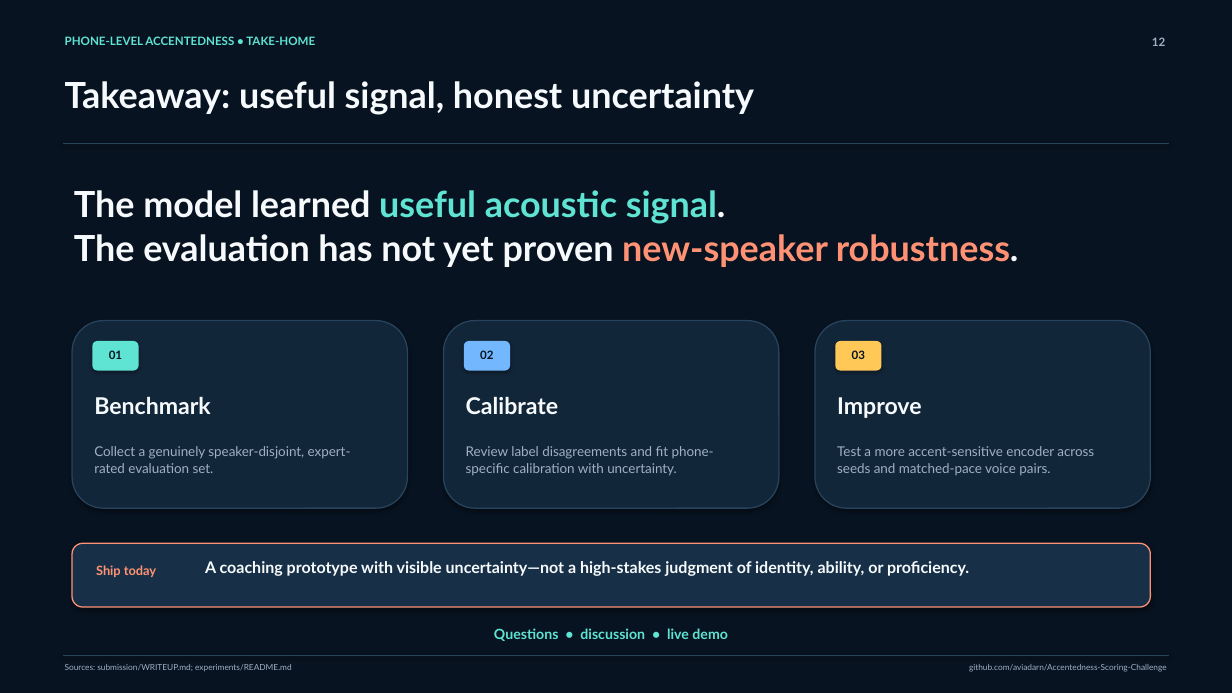
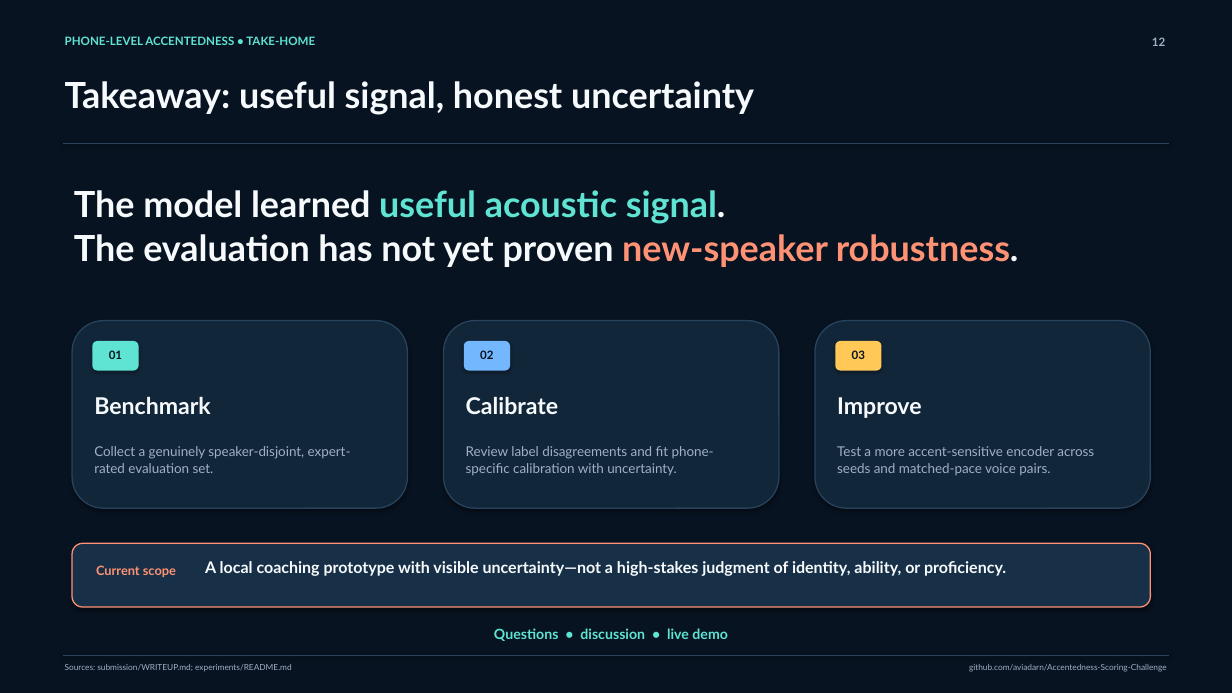
Before and after one commit to aviadarn/Accentedness-Scoring-Challenge, a slide deck: slide 12 of presentation/accentedness-scoring-challenge.pptx. Drawn at 1232x693 pixels with LibreOffice and Linux fonts; fonts in the diff are those of the drawing. Boxes give left, top, right and bottom in pixels: in the first picture for what was removed or moved away, otherwise in the second. Text is boxed around its words. In the diff, an @@ line names an element or a change of style, - is before the commit and + after.

```diff
--- a/presentation/accentedness-scoring-challenge.pptx
+++ b/presentation/accentedness-scoring-challenge.pptx
@@ text at bbox=[96, 565, 176, 577]: text changed @@
-Ship today
+Current scope
@@ text at bbox=[205, 561, 1006, 576]: text changed @@
-A coaching prototype with visible uncertainty—not a high-stakes judgment of identity, ability, or proficiency.
+A local coaching prototype with visible uncertainty—not a high-stakes judgment of identity, ability, or proficiency.
```
Also in this commit, not shown: 5 other slides changed, 51 other files.
